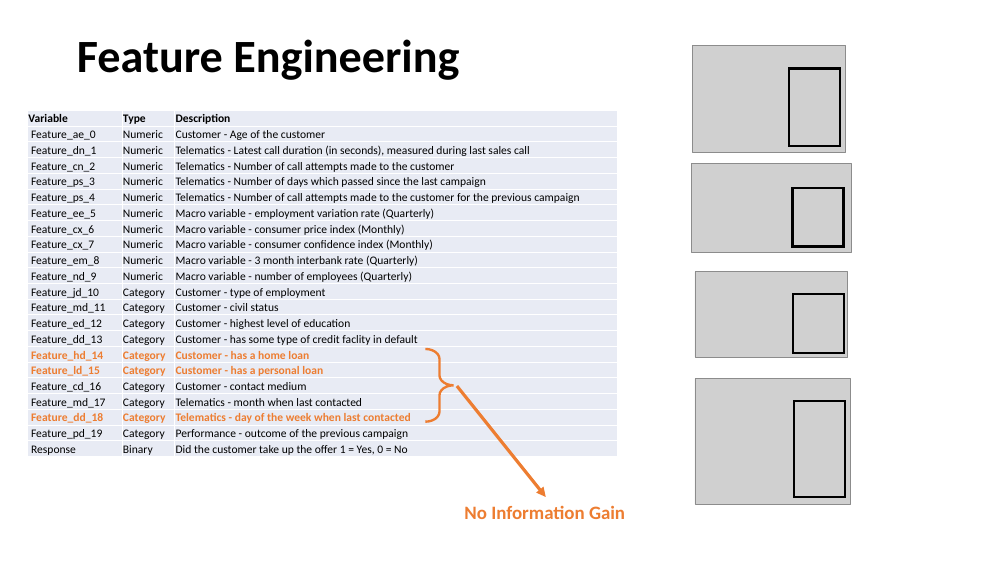
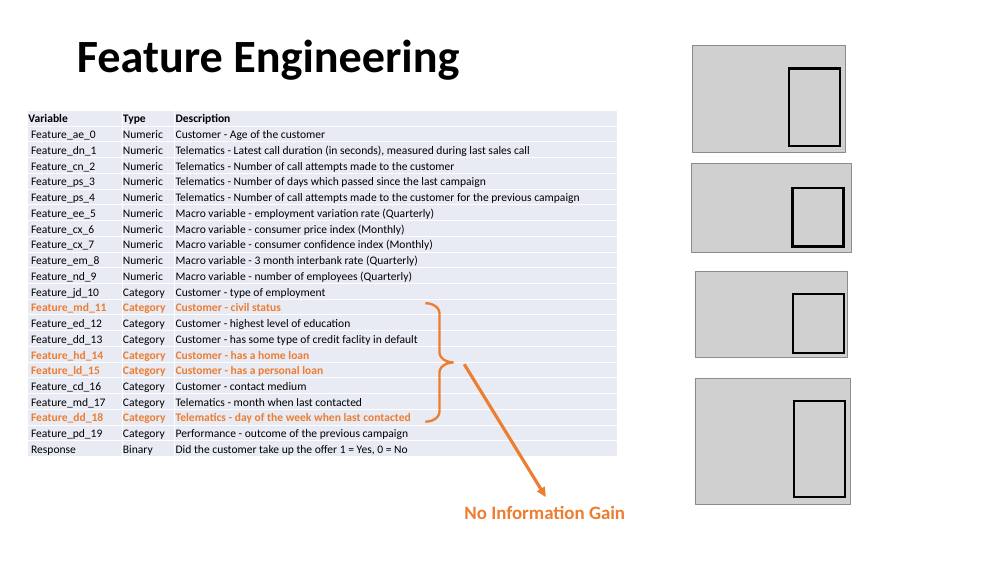
Before and after one commit to emtan3/Cold_Call_Dataset, a slide deck: slide 8 of Cold Call Case Study.pptx. Drawn at 1008x567 pixels with LibreOffice and Linux fonts; fonts in the diff are those of the drawing; grey boxes stand for pictures. Boxes give left, top, right and bottom in pixels: in the first picture for what was removed or moved away, otherwise in the second. Text is boxed around its words. In the diff, an @@ line names an element or a change of style, - is before the commit and + after.

```diff
--- a/Cold Call Case Study.pptx
+++ b/Cold Call Case Study.pptx
@@ table at (28, 110, 619, 459) @@
@@ text colour #000000 to #ED7D31, bold on in "Feature_md_11", "Category", "Customer - civil status" @@
@@ right brace: place and size @@
-right brace at (426, 349, 454, 422)
+right brace at (426, 303, 454, 422)
@@ arrow moved from (457, 386) - (546, 497) to (464, 364) - (546, 497) @@
```
Also in this commit, not shown: 3 other slides changed.
